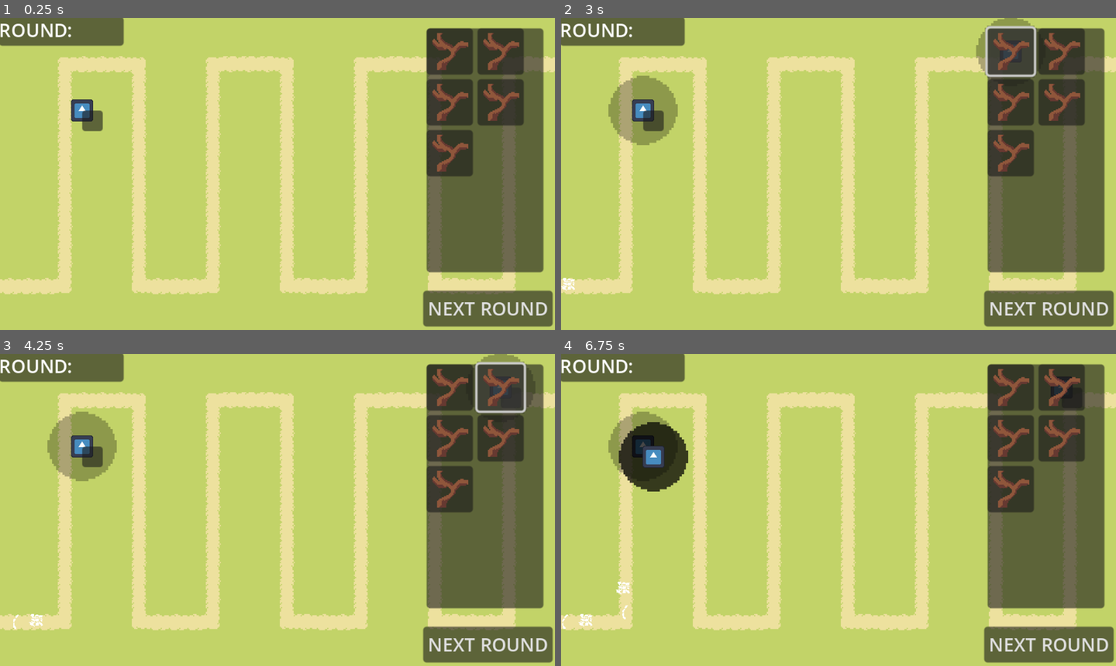
Above: before the commit, frames 1-4 (two rows, left to right).
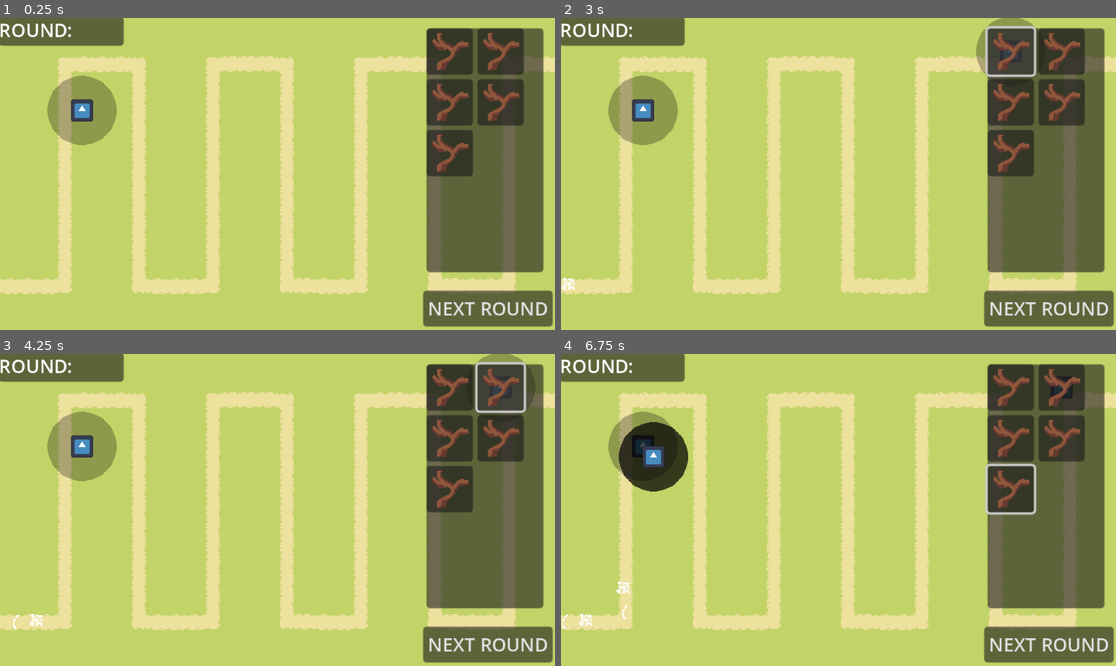
Above: after the commit, the same moments.

Repository: MindVisceral/BoneTD
Game: Godot game, scene res://Levels/Level1/Level1.tscn
Two runs of this game, one before a commit and one after it. Both use one fixed random seed, a clock stepped at 60 frames per second and the inputs below. The engine's default icon, where the game draws it, is replaced by a stand-in: a white triangle on a blue panel in a dark square.
Inputs (mouse positions are in pixels of both pictures, inside the frame that each line leads up to; where the layout moved, square brackets give the same spot in the first picture):
- Up to frame 1 (0.25 s): no input
- Up to frame 2 (3 s): click (644, 111) [655, 120] at 0.5 s; click "NEXT ROUND" at 1.25 s; click "NEXT ROUND" at 2 s; click (1010, 52) at 2.75 s
- Up to frame 3 (4.25 s): click (499, 388) at 3.5 s
- Up to frame 4 (6.75 s): click (1010, 438) at 4.25 s; click (1060, 438) at 5 s; click (1010, 488) at 5.75 s; click (655, 456) at 6.52 s

The runs differ from the first frame. In frame 1, 1.9% of the frame differs, in the area x 8-22%, y 18-41%; in frame 2, 0.4%; in frame 3, 0.3%; in frame 4, 0.5%.

Commit message:
Fixed TowerSelection button position, made round

Diff:
--- a/Entities/Towers/BaseTower/BaseTower.gd
+++ b/Entities/Towers/BaseTower/BaseTower.gd
@@ -18,6 +18,8 @@
 			tower_handler = p_handler
 			update_configuration_warnings()
 
+## This Button is visible in-editor, but invisible in-game (we remove its Normal texture)
+@export var tower_selection_button: TextureButton
 
 ###-------------------------------------------------------------------------###
 ##### References
@@ -106,9 +108,9 @@
 ##### Variable storage
 ###-------------------------------------------------------------------------###
 
-## 1 pixel of TowerRange is worth '0.0625' in TowerRangeVisuals scale
-## When TowerRange is 20px, TowerRangeVisuals scale is et to 1.25
-const range_to_range_visuals_rate: float = 0.0625
+## 1 pixel of TowerRange is worth '0.015625' in TowerRangeVisuals scale
+## When TowerRange is 20px, TowerRangeVisuals scale is set to 0.3125
+const range_to_range_visuals_rate: float = 0.015625
 
 ## All Enemies in range of this tower. The first entry in this Array is the first tower added.
 var EnemiesInRangeArray: Array = []
@@ -156,6 +158,9 @@
 	## The update_tower_visuals function is called whenever the TowerHandler
 	## fires the new_tower_selected signal - which is when a new Tower is selected.
 	tower_handler.new_tower_selected.connect(update_tower_visuals)
+
+	## Remove this button's texture_normal on _ready to make it invisible in-game
+	tower_selection_button.texture_normal = null
 
 	update_tower_visuals()
 
--- a/Entities/Towers/BaseTower/BaseTower.tscn
+++ b/Entities/Towers/BaseTower/BaseTower.tscn
@@ -1,18 +1,33 @@
-[gd_scene load_steps=5 format=3 uid="uid://u1qyk1m1yco0"]
+[gd_scene load_steps=6 format=3 uid="uid://u1qyk1m1yco0"]
 
 [ext_resource type="Script" path="res://Entities/Towers/BaseTower/BaseTower.gd" id="1_qn6n7"]
 [ext_resource type="Texture2D" uid="uid://c6mdmcmvjs336" path="res://icon.svg" id="1_vx0cn"]
 [ext_resource type="PackedScene" uid="uid://cs8y67w2tt7sd" path="res://Entities/Towers/BaseTower/TowerRange.tscn" id="2_fac3i"]
 [ext_resource type="Texture2D" uid="uid://ctnhv3wt1ocbd" path="res://placeholder_5.png" id="3_33okv"]
+[ext_resource type="BitMap" uid="uid://cijo1rj4mrd13" path="res://placeholder_6.png" id="5_di8l0"]
 
-[node name="BaseTower" type="StaticBody2D" node_paths=PackedStringArray("tower_range_collider", "tower_range_visuals", "bullet_spawn_point", "rotation_pivot")]
+[node name="BaseTower" type="StaticBody2D" node_paths=PackedStringArray("tower_selection_button", "tower_range_collider", "tower_range_visuals", "bullet_spawn_point", "rotation_pivot")]
 collision_layer = 2
 collision_mask = 3
 script = ExtResource("1_qn6n7")
+tower_selection_button = NodePath("TowerSelectionButton")
 tower_range_collider = NodePath("TowerRange/Collider")
 tower_range_visuals = NodePath("TowerRangeVisuals")
 bullet_spawn_point = NodePath("RotationPivot/BulletSpawnPoint")
 rotation_pivot = NodePath("RotationPivot")
+
+[node name="TowerSelectionButton" type="TextureButton" parent="."]
+offset_left = -13.0
+offset_top = -13.0
+offset_right = 115.0
+offset_bottom = 115.0
+scale = Vector2(0.2, 0.2)
+mouse_default_cursor_shape = 2
+action_mode = 0
+shortcut_feedback = false
+shortcut_in_tooltip = false
+texture_normal = ExtResource("3_33okv")
+texture_click_mask = ExtResource("5_di8l0")
 
 [node name="TowerRange" parent="." node_paths=PackedStringArray("Tower") instance=ExtResource("2_fac3i")]
 Tower = NodePath("..")
@@ -35,24 +50,6 @@
 [node name="ShotDelayTimer" type="Timer" parent="."]
 one_shot = true
 
-[node name="TowerSelection" type="Button" parent="."]
-clip_contents = true
-offset_left = -9.0
-offset_top = -9.0
-offset_right = 9.0
-offset_bottom = 9.0
-grow_horizontal = 2
-grow_vertical = 2
-size_flags_horizontal = 4
-size_flags_vertical = 4
-auto_translate = false
-localize_numeral_system = false
-mouse_default_cursor_shape = 2
-action_mode = 0
-shortcut_feedback = false
-shortcut_in_tooltip = false
-clip_text = true
-
-[connection signal="pressed" from="TowerSelection" to="." method="_on_tower_selection_pressed"]
+[connection signal="pressed" from="TowerSelectionButton" to="." method="_on_tower_selection_pressed"]
 
 [editable path="TowerRange"]
--- a/Entities/Towers/StickGuy/StickGuy.tscn
+++ b/Entities/Towers/StickGuy/StickGuy.tscn
@@ -20,26 +20,17 @@
 [node name="Collider" parent="TowerRange" index="0"]
 shape = SubResource("CircleShape2D_2ixhf")
 
-[node name="TowerRangeVisuals" parent="." index="1"]
-visible = false
-scale = Vector2(1.875, 1.875)
+[node name="TowerRangeVisuals" parent="." index="2"]
+visible = true
+scale = Vector2(0.46875, 0.46875)
 
 [node name="BulletSpawnPoint" parent="RotationPivot" index="1"]
 position = Vector2(25, 0)
 
-[node name="Collider" parent="." index="3"]
+[node name="Collider" parent="." index="4"]
 shape = SubResource("CircleShape2D_bok23")
 
-[node name="ShotDelayTimer" parent="." index="4"]
+[node name="ShotDelayTimer" parent="." index="5"]
 wait_time = 0.7
 
-[node name="TowerSelection" parent="." index="5"]
-anchors_preset = 0
-offset_left = 0.0
-offset_top = 0.0
-offset_right = 18.0
-offset_bottom = 18.0
-grow_horizontal = 1
-grow_vertical = 1
-
 [editable path="TowerRange"]
Binary file changed: placeholder_5.png
Binary file added: placeholder_6.png
Not shown, added: placeholder_6.png.import
